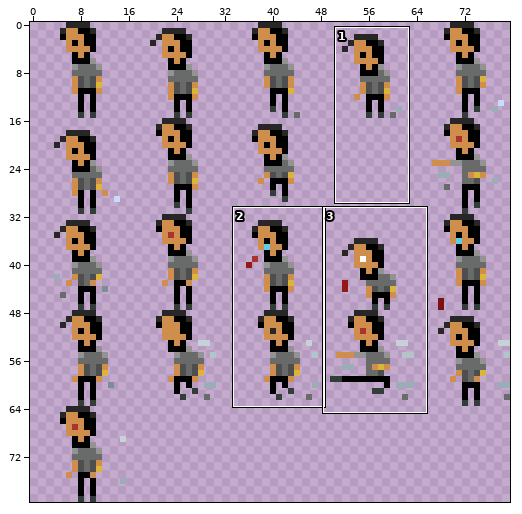
Two versions of one sprite sheet, assets/raj.png. The first picture is a wide view before the edit; the outline marks the close-up.
Close-up. Before:
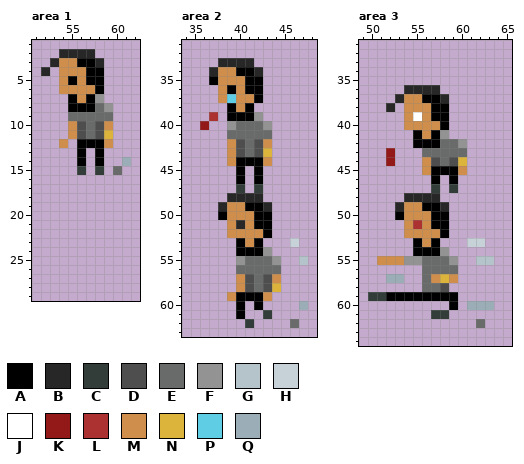
The file is 80x80 pixels. Shown: area 1: x 51..62, y 1..29; area 2: x 34..48, y 31..63; area 3: x 49..65, y 31..64. The commit also changed other parts of the picture, which this record leaves out.
Palette (. is transparent): A #000000  B #272727  C #323c39  D #4e4e4e  E #696a6a  F #939393  G #b5c3cb  H #c7d2d8  J #ffffff  K #931919  L #ac3232  M #cf8e4b  N #dcb43b  P #5fcde4  Q #9badb7
Pixels before, area 1, first column x 52:
 2 ..BBBB....
 3 .BMMAAB...
 4 B.MMMAA...
 5 ..MAMAA...
 6 ..MMMMA...
 7 ...AMAF...
 8 ...AAAEF..
 9 ...EEEEE..
10 ...MDEDM..
11 ...MDEDN..
12 ..M.AAAM..
13 ....A.A...
14 ....A.A..Q
15 ....C.C.E.
Pixels before, area 2, first column x 36:
33 ..BBBB......
34 .BMMAAB.....
35 .AMMMAA.....
36 ..MAMAA.....
37 ..MPMMA.....
38 ...AMA......
39 .L.AAAF.....
40 K..FEEEF....
41 ...EEEEE....
42 ...MDEDM....
43 ...MDEDN....
44 ...MAAAM....
45 ....A.A.....
46 ....A.A.....
47 ....C.C.....
48 ...BBBB.....
49 ..BMMAAB....
50 ..AMMMAA....
51 ...MBMAA....
52 ...MMMMA....
53 ....AMA...H.
54 ....AAAF....
55 ....FEEEF..G
56 ....EEEEE...
57 ....MDEDM...
58 ....MDEDN...
59 ...MAAAM....
60 ....A.A....Q
61 ....A..C....
62 .....C....E.
Pixels before, area 3, first column x 50:
36 ....BBBB......
37 ...BMMAAB.....
38 ..B.MMMAA.....
39 ....MJMAA.....
40 ....MMMMA.....
41 .....AMAF.....
42 .....AAAEEF...
43 ..K...EEEEE...
44 ..K...MDEDN...
45 ......MAAAM...
46 .......A.A....
47 .......C.C....
48 ....BBBB......
49 ...BMMAAB.....
50 ...AMMMAA.....
51 ....MLMAA.....
52 ....MMMMA.....
53 .....AMA...HH.
54 .....AAAF.....
55 .MMMFFEEEF..GG
56 ......EEEE....
57 ..QQ..EMNM....
58 ......EED.....
59 CCAAAAAAAA....
60 .........A.QQQ
61 .......CC.....
62 ............E.
And afterwards:
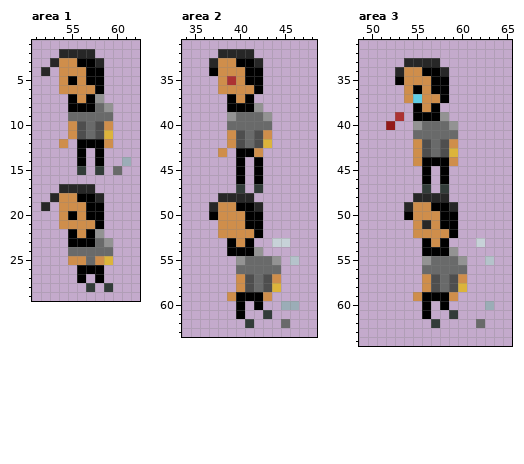
What changed:
Area 1:
y 17: x 54..57 .... -> BBBB
y 18: x 53..58 ...... -> BMMAAB
y 19: x 52 . -> B; x 54..58 ..... -> MMMAA
y 20: x 54..58 ..... -> MAMAA
y 21: x 54..58 ..... -> MMMMA
y 22: x 55..58 .... -> AMAF
y 23: x 55..59 ..... -> AAAEF
y 24: x 55..59 ..... -> EEEEE
y 25: x 55..59 ..... -> MMEMN
y 26: x 56..58 ... -> AAA
y 27: x 56 . -> A; x 58 . -> A
y 28: x 57 . -> C; x 59 . -> C
Area 2:
y 32: x 38..41 .... -> BBBB
y 33: x 37..42 .BBBB. -> BMMAAB
y 34: x 37 B -> A; x 40 A -> M; x 42 B -> A
y 35: x 37 A -> .; x 39 M -> L
y 36: x 39 A -> M; x 41 A -> M
y 37: x 38..39 MP -> .A; x 41..42 MA -> A.
y 38: x 40 M -> A; x 42 . -> F
y 39: x 37 L -> .; x 39..43 AAAF. -> FEEEF
y 40: x 36 K -> .; x 39 F -> E; x 43 F -> E
y 41: x 39..40 EE -> MD; x 42..43 EE -> DM
y 42: x 43 M -> N
y 43: x 38..43 .MDEDN -> M.AAM.
y 44: x 39 M -> .; x 41 A -> .; x 43 M -> .
y 48: x 38 . -> B; x 42 B -> .
y 49: x 37..38 .B -> BM; x 40 M -> A; x 42..43 AB -> B.
y 50: x 37..38 .A -> AM; x 41 M -> A; x 43 A -> .
y 51: x 38 . -> M; x 40..41 BM -> MA; x 43 A -> .
y 52: x 38 . -> M; x 42..43 MA -> A.
y 53: x 39..42 .AMA -> AMA.; x 44..46 ..H -> HH.
y 54: x 39 . -> A; x 42..43 AF -> F.
y 55: x 46..47 .G -> G.
y 60: x 45..47 ..Q -> QQ.
y 62: x 45..46 .E -> E.
Area 3:
y 33: x 54..57 .... -> BBBB
y 34: x 53..58 ...... -> BMMAAB
y 35: x 53..58 ...... -> AMMMAA
y 36: x 54..58 BBBB. -> MAMAA
y 37: x 53 B -> .; x 55..58 MAAB -> PMMA
y 38: x 52 B -> .; x 54..55 MM -> .A; x 58 A -> .
y 39: x 53..56 .MJM -> L.AA; x 58 A -> F
y 40: x 52 . -> K; x 54..59 MMMMA. -> .FEEEF
y 41: x 55..59 AMAF. -> EEEEE
y 42: x 55..60 AAAEEF -> MDEDM.
y 43: x 52 K -> .; x 55..56 .E -> MD; x 58..60 EEE -> DN.
y 44: x 52 K -> .; x 55..60 .MDEDN -> MAAAM.
y 45: x 56..57 MA -> A.; x 59..60 AM -> ..
y 46: x 56..59 .A.A -> A.A.
y 47: x 56..59 .C.C -> C.C.
y 48: x 54 B -> .; x 58 . -> B
y 49: x 53..54 BM -> .B; x 56 A -> M; x 58..59 B. -> AB
y 50: x 53..54 AM -> .A; x 57 A -> M; x 59 . -> A
y 51: x 54..57 MLMA -> .MBM; x 59 . -> A
y 52: x 54 M -> .; x 58..59 A. -> MA
y 53: x 55..58 AMA. -> .AMA; x 61 H -> .
y 54: x 55 A -> .; x 58..59 F. -> AF
y 55: x 51..56 MMMFFE -> .....F; x 59..60 F. -> EF; x 62 G -> .
y 56: x 60 . -> E
y 57: x 52..53 QQ -> ..; x 56..60 EMNM. -> MDEDM
y 58: x 56..60 EED.. -> MDEDN
y 59: x 50..55 CCAAAA -> .....M; x 59 A -> M
y 60: x 56 . -> A; x 58..59 .A -> A.; x 61..62 QQ -> ..
y 61: x 56..59 .CC. -> A..C
y 62: x 57 . -> C
